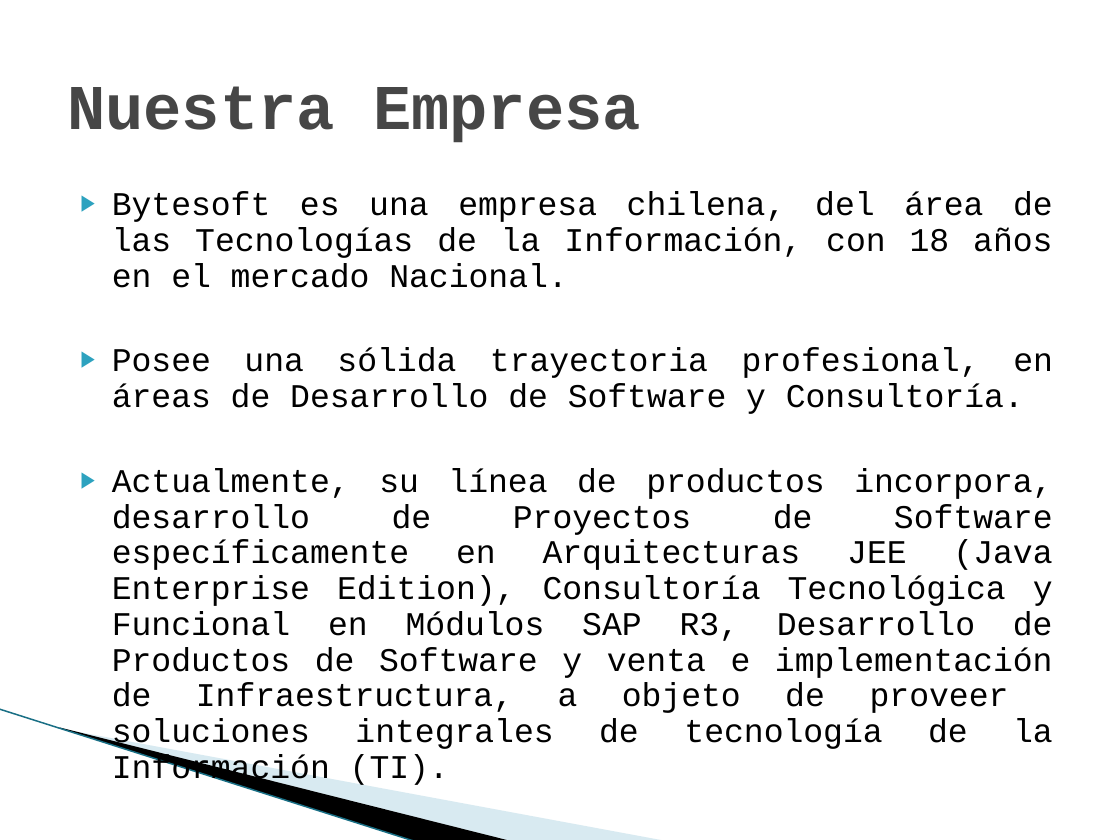
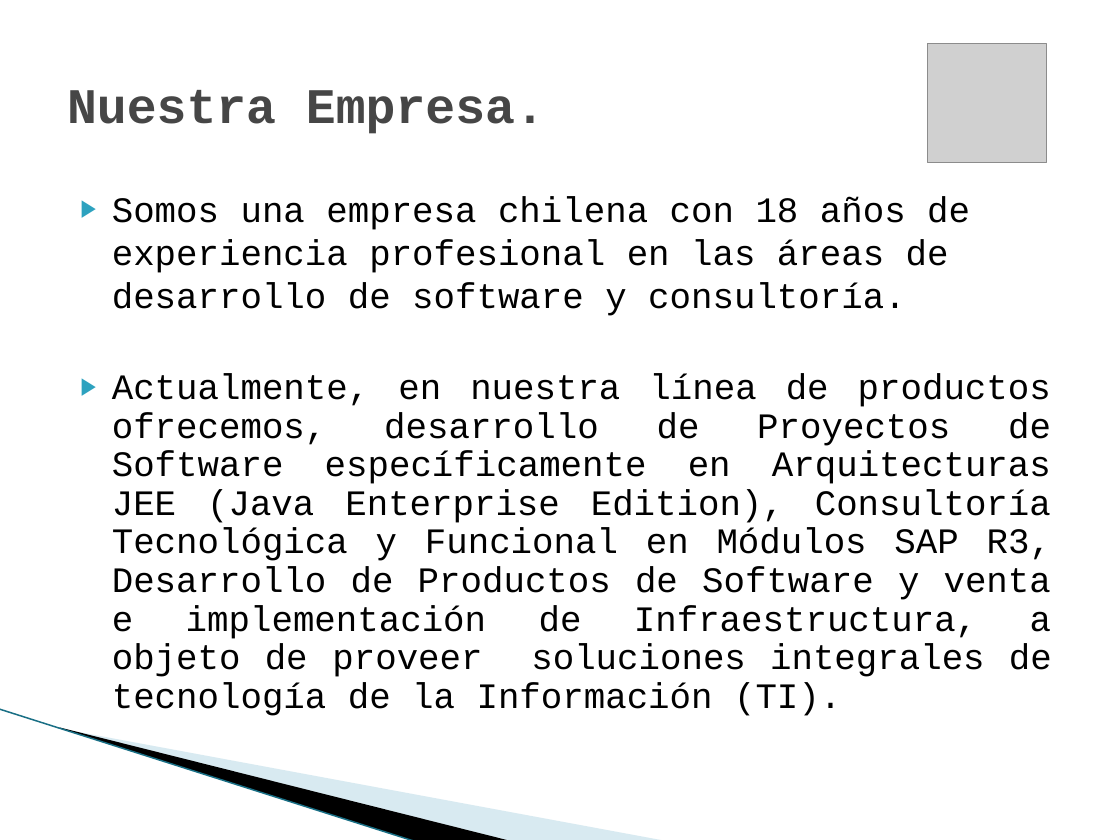
Before and after one commit to vicky1404/rev-ii, a slide deck: slide 2 of docs/comercial/brochure.pptx. Drawn at 1120x840 pixels with LibreOffice and Linux fonts; fonts in the diff are those of the drawing; grey boxes stand for pictures; background and template pictures are left out. Boxes give left, top, right and bottom in pixels: in the first picture for what was removed or moved away, otherwise in the second. Text is boxed around its words. In the diff, an @@ line names an element or a change of style, - is before the commit and + after.

```diff
--- a/docs/comercial/brochure.pptx
+++ b/docs/comercial/brochure.pptx
@@ picture added at [927, 44, 1046, 162] @@
@@ title at [67, 90, 545, 134]: text changed; size 41 to 32 pt @@
-Nuestra Empresa
+Nuestra Empresa.
@@ text at [112, 197, 1052, 716]: text changed; size 21.3 to 23 pt @@
-▶ Bytesoft es una empresa chilena, del área de las Tecnologías de la Información, con 18 años en el mercado Nacional.
-▶ Posee una sólida trayectoria profesional, en áreas de Desarrollo de Software y Consultoría.
-▶ Actualmente, su línea de productos incorpora, desarrollo de Proyectos de Software específicamente en Arquitecturas JEE (Java Enterprise Edition), Consultoría Tecnológica y Funcional en Módulos SAP R3, Desarrollo de Productos de Software y venta e implementación de Infraestructura, a objeto de proveer soluciones integrales de tecnología de la Información (TI).
+▶ Somos una empresa chilena con 18 años de experiencia profesional en las áreas de desarrollo de software y consultoría.
+▶ Actualmente, en nuestra línea de productos ofrecemos, desarrollo de Proyectos de Software específicamente en Arquitecturas JEE (Java Enterprise Edition), Consultoría Tecnológica y Funcional en Módulos SAP R3, Desarrollo de Productos de Software y venta e implementación de Infraestructura, a objeto de proveer soluciones integrales de tecnología de la Información (TI).
```
Also in this commit, not shown: 11 other slides changed, 9 slides added, 2 slides removed.
